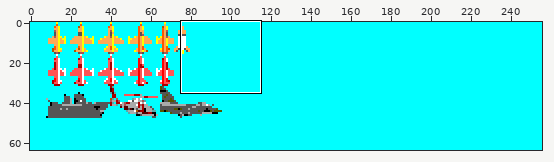
One commit to this sprite sheet: data/img/sprites.png. Above, an overview of the earlier version with the close-up marked.
Close-up. Before the edit:
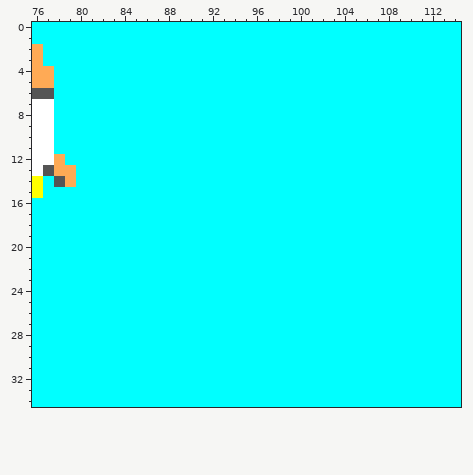
The file is 256x64 pixels. Shown: x 76..114, y 0..34.
The same view after the edit:
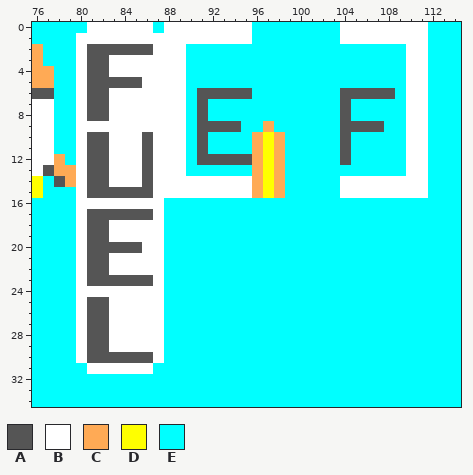
Palette (. is transparent): A #555555  B #ffffff  C #ffaa55  D #ffff00  E #00ffff
Commit message: Create fuel sprites.
Diff:
The author changed colour E to colour A in row 2 at x 81 to 86; in rows 3 to 4 at x 81 to 82; in row 5 at x 81 to 85; in row 6 at x 81 to 82, 91 to 95 and 104 to 108; in rows 7 to 8 at x 81 to 82, 91 and 104; in row 9 at x 91 to 94 and 104 to 107.
The author changed colour E to colour A in rows 10 to 11 at x 81 to 82, 86, 91 and 104; in row 12 at x 81 to 82, 86, 91 to 95 and 104; in rows 13 to 14 at x 81 to 82 and 86; in row 15 at x 81 to 86; in row 17 at x 81 to 86; in rows 18 to 19 at x 81 to 82.
The author changed colour E to colour A in row 20 at x 81 to 85; in rows 21 to 22 at x 81 to 82; in row 23 at x 81 to 86; in rows 25 to 29 at x 81 to 82; in row 30 at x 81 to 86.
The author changed colour E to colour B in row 0 at x 81 to 86, 88 to 95 and 104 to 111; in row 1 at x 80 to 95 and 104 to 111; in row 2 at x 80, 87 to 89 and 110 to 111; in rows 3 to 4 at x 80, 83 to 89 and 110 to 111; in row 5 at x 80, 86 to 89 and 110 to 111; in rows 6 to 8 at x 80, 83 to 89 and 110 to 111.
The author changed colour E to colour B in row 9 at x 80 to 89 and 110 to 111; in rows 10 to 13 at x 80, 83 to 85, 87 to 89 and 110 to 111; in row 14 at x 80, 83 to 85, 87 to 95 and 104 to 111; in row 15 at x 80, 87 to 95 and 104 to 111; in row 16 at x 80 to 87; in row 17 at x 80 and 87.
The author changed colour E to colour B in rows 18 to 19 at x 80 and 83 to 87; in row 20 at x 80 and 86 to 87; in rows 21 to 22 at x 80 and 83 to 87; in row 23 at x 80 and 87; in row 24 at x 80 to 87; in rows 25 to 29 at x 80 and 83 to 87.
The author changed colour E to colour B in row 30 at x 80 and 87; in row 31 at x 81 to 86.
The author changed colour E to colour C in row 9 at x 97; in rows 10 to 15 at x 96 and 98.
The author changed colour E to colour D in rows 10 to 15 at x 97.
Where, in picture pixels (left, top, right, bottom), the same in both close-ups:
changed: (76, 22, 285, 374)
changed: (340, 22, 428, 198)
